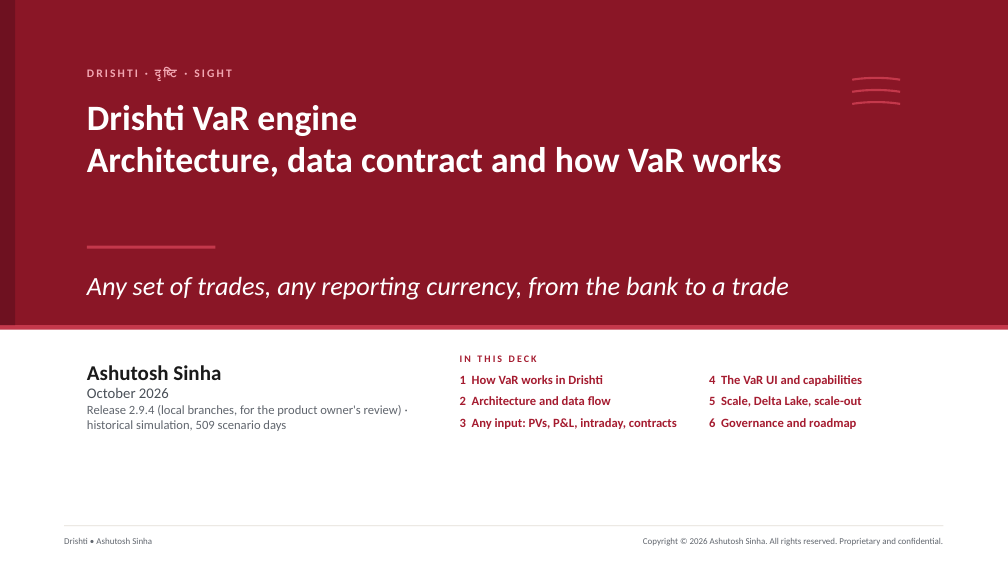
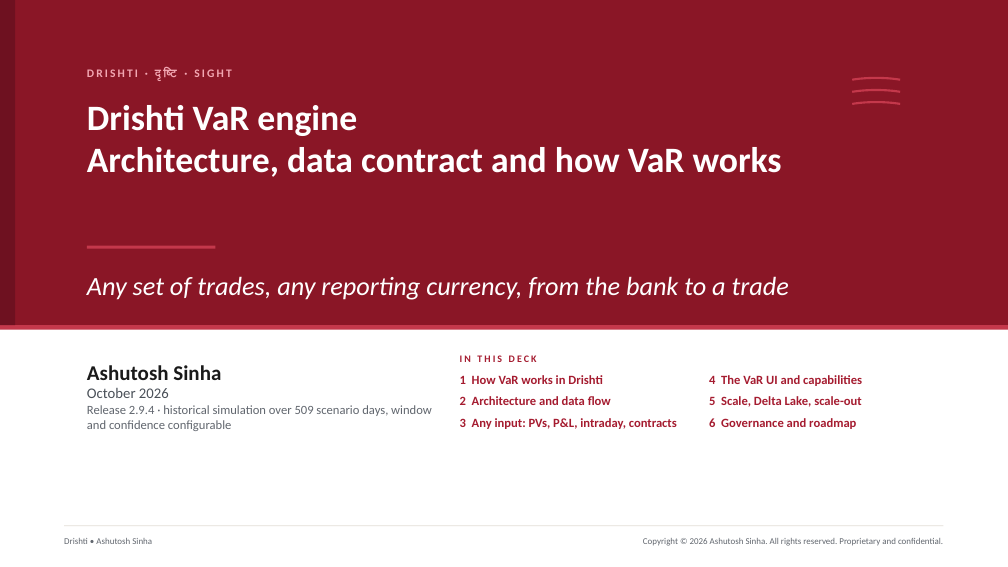
Before and after one commit to ajsinha/drishti, a slide deck: slide 1 of docs/publications/Drishti-VaR-Engine.pptx. Drawn at 1008x567 pixels with LibreOffice and Linux fonts; fonts in the diff are those of the drawing. Boxes give left, top, right and bottom in pixels: in the first picture for what was removed or moved away, otherwise in the second. Text is boxed around its words. In the diff, an @@ line names an element or a change of style, - is before the commit and + after.

Commit message:
The VaR engine deck for 2.9.4 as released (15 slides): every 2.9.4 capability built (Kafka micro-batches, position grain, the canonical record, the per-system pin), a slide of the settings (scenario window, confidence, currencies, names, inputs); only scaling out across a cluster of Drishti servers stays designed

```diff
--- a/docs/publications/Drishti-VaR-Engine.pptx
+++ b/docs/publications/Drishti-VaR-Engine.pptx
@@ text at [87, 405, 432, 431]: text changed @@
-Release 2.9.4 (local branches, for the product owner's review) · historical simulation, 509 scenario days
+Release 2.9.4 · historical simulation over 509 scenario days, window and confidence configurable
```
Also in this commit, not shown: 10 other slides changed, 1 slide added, 1 other file.
